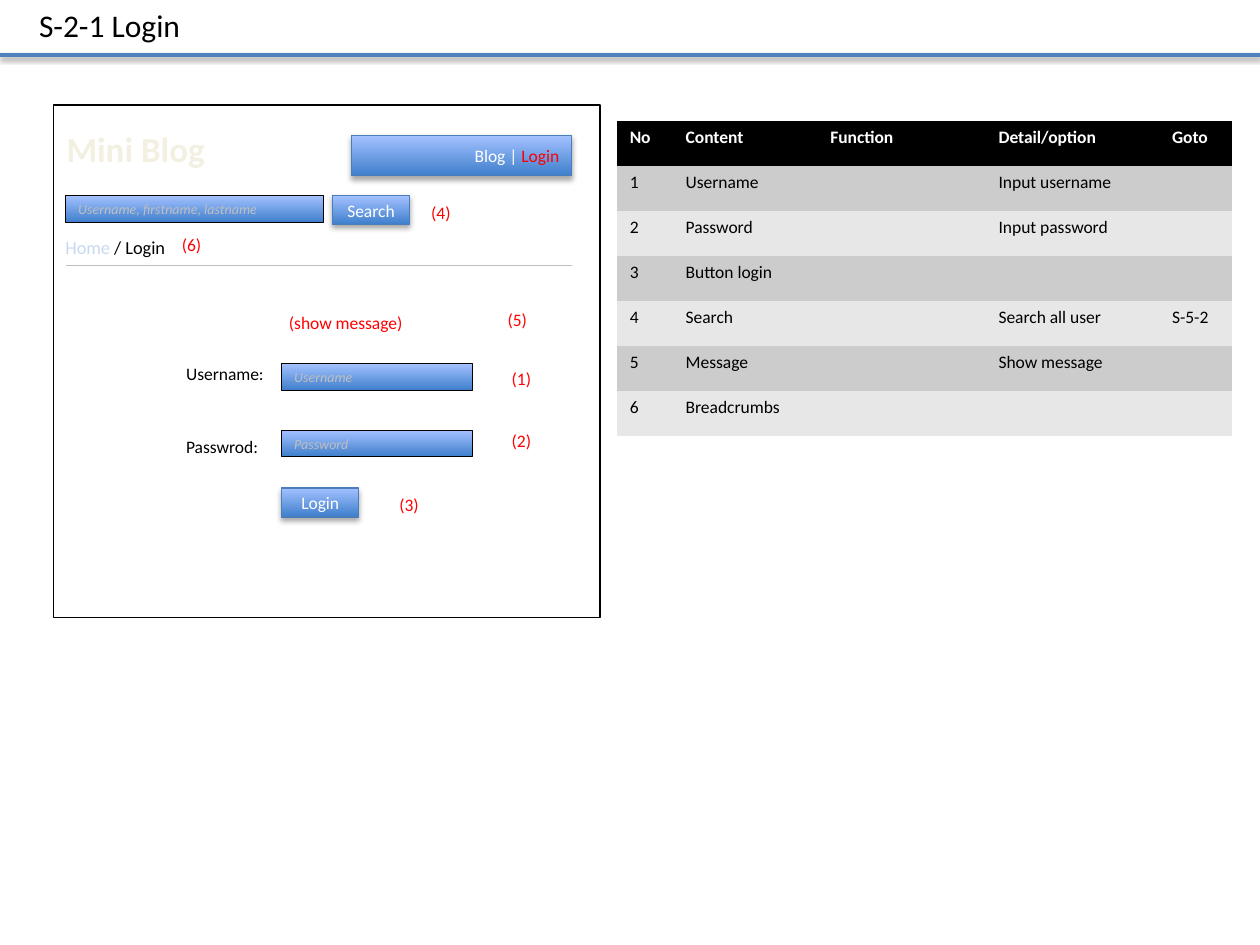
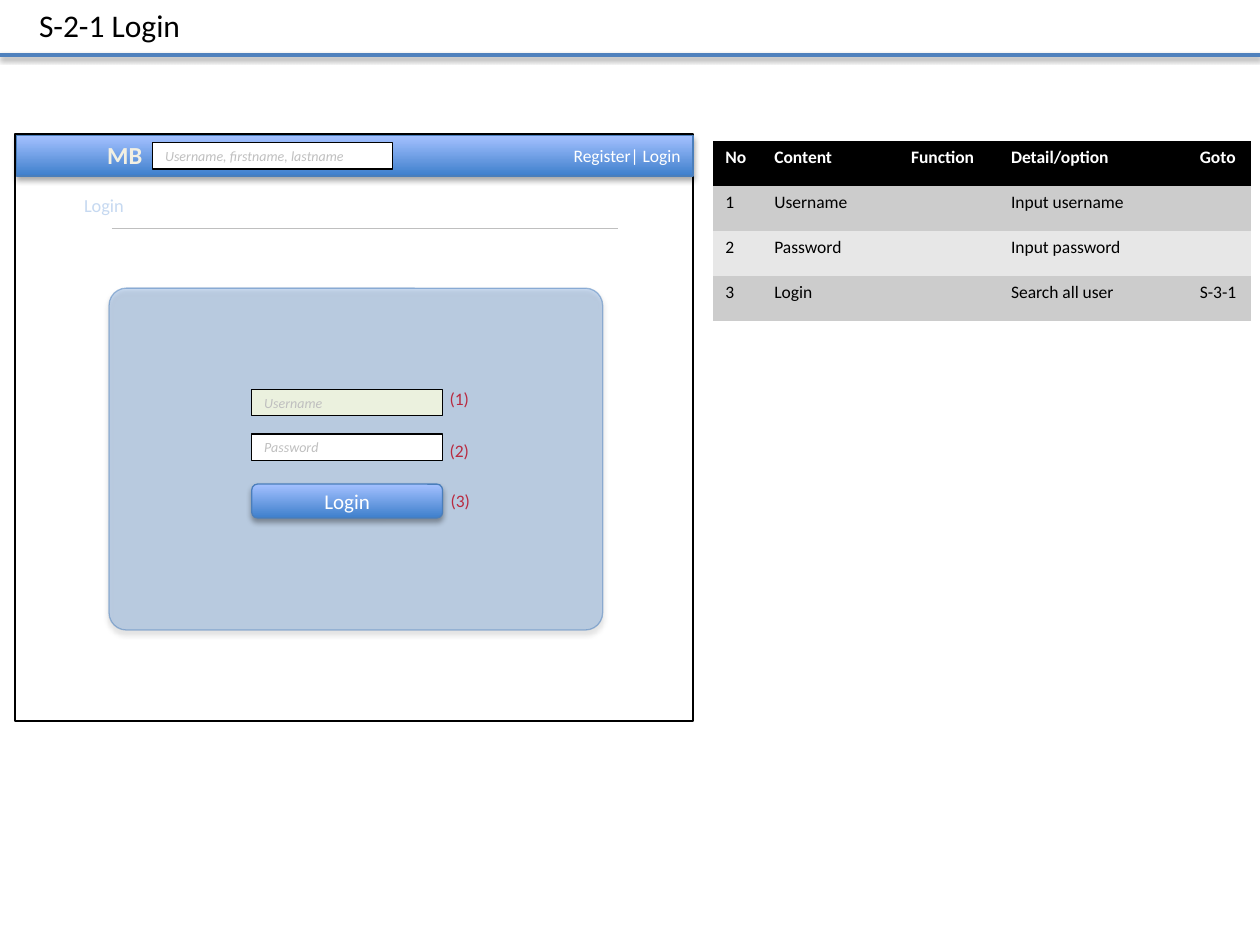
Before and after one commit to Mulodo-Java-Training/miniblog-le.tri, a slide deck: slide 4 of doc/frontend/wireframe/TRN-MiniBlog_WireframeDesign_TRILE.pptx. Drawn at 1260x945 pixels with LibreOffice and Linux fonts; fonts in the diff are those of the drawing; background and template pictures are left out. Boxes give left, top, right and bottom in pixels: in the first picture for what was removed or moved away, otherwise in the second. Text is boxed around its words. In the diff, an @@ line names an element or a change of style, - is before the commit and + after.

```diff
--- a/doc/frontend/wireframe/TRN-MiniBlog_WireframeDesign_TRILE.pptx
+++ b/doc/frontend/wireframe/TRN-MiniBlog_WireframeDesign_TRILE.pptx
@@ rectangle: place and size @@
-rectangle at (53,105,600,616)
+rectangle at (15,134,693,721)
@@ rectangle "Register| Login": place and size @@
-rectangle "Register| Login" at (352,136,572,176)
+rectangle "Register| Login" at (16,136,693,176)
@@ text added at (107,148,142,170), 14 pt, text #F4F1E3, bold @@
+MB
@@ rectangle "Username, firstname, lastname": place and size @@
-rectangle "Username, firstname, lastname" at (66,195,324,222)
+rectangle "Username, firstname, lastname" at (152,142,393,169)
@@ rectangle "Username, firstname, lastname" at (152,142,393,169): fill gradient #3F80CE to #A4C4FF to #FFFFFF @@
@@ text in rectangle at (574,149,681,165): text changed @@
-Blog | Login
+Register| Login
@@ table at (713,141,1251,321) @@
-row 4: 3 | Button login |  |  | 
-row 5: 4 | Search |  | Search all user | S-5-2
-row 6: 5 | Message |  | Show message | 
-row 7: 6 | Breadcrumbs |  |  | 
+row 4: 3 | Login |  | Search all user | S-3-1
@@ table: place and size @@
-table at (617,121,1232,436)
+table at (713,141,1251,321)
@@ text at (84,200,124,215): text changed; text colour #000000 to #C6D9F1 @@
-Home / Login
+Login
@@ rectangle removed at (333,195,410,224) @@
-Search
@@ text removed at (431,206,450,222) @@
-(4)
@@ line moved from (66, 265) - (572, 265) to (112, 228) - (617, 228) @@
@@ text removed at (182,238,201,254) @@
-(6)
@@ rounded rectangle added at (110,289,604,630), fill #558ED5 at 30% opacity, outline #4B7EBC 0.75 pt @@
@@ text removed at (289,316,403,332) @@
-(show message)
@@ text removed at (508,313,527,329) @@
-(5)
@@ text removed at (186,368,264,380) @@
-Username:
@@ rectangle "Username": place and size @@
-rectangle "Username" at (282,364,472,391)
+rectangle "Username" at (252,389,442,416)
@@ rectangle "Username" at (252,389,442,416): fill gradient #3F80CE to #A4C4FF to #EBF1DE @@
@@ text "(1)": place and size @@
-text "(1)" at (512,372,531,388)
+text "(1)" at (450,392,469,407)
@@ text removed at (186,441,258,453) @@
-Passwrod:
@@ rectangle "Password" at (252,433,442,460): fill gradient #3F80CE to #A4C4FF to #FFFFFF @@
@@ rectangle "Password": place and size @@
-rectangle "Password" at (282,430,472,456)
+rectangle "Password" at (252,433,442,460)
@@ text "(2)": place and size @@
-text "(2)" at (512,434,531,450)
+text "(2)" at (450,444,469,459)
@@ rounded rectangle "Login": place and size @@
-rounded rectangle "Login" at (282,488,359,517)
+rounded rectangle "Login" at (252,484,442,518)
@@ rounded rectangle "Login" at (252,484,442,518): size 10 to 12 pt; rectangle to rounded rectangle @@
@@ text "(3)": place and size @@
-text "(3)" at (399,498,418,513)
+text "(3)" at (451,494,470,509)
```
Also in this commit, not shown: 3 other slides changed, 10 slides added.
